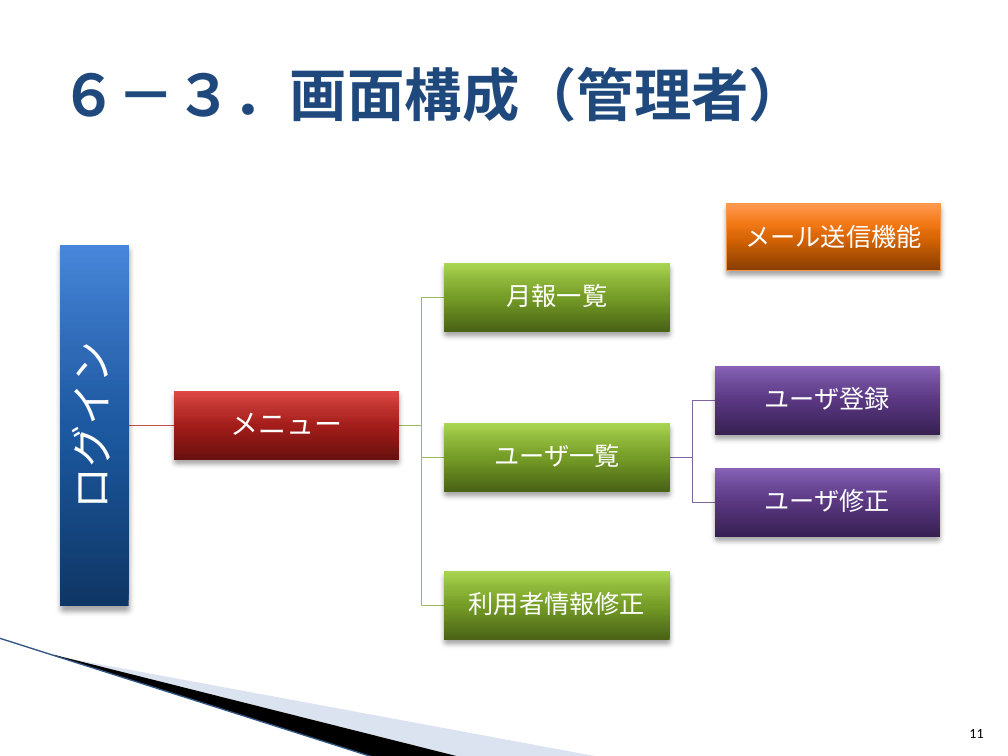
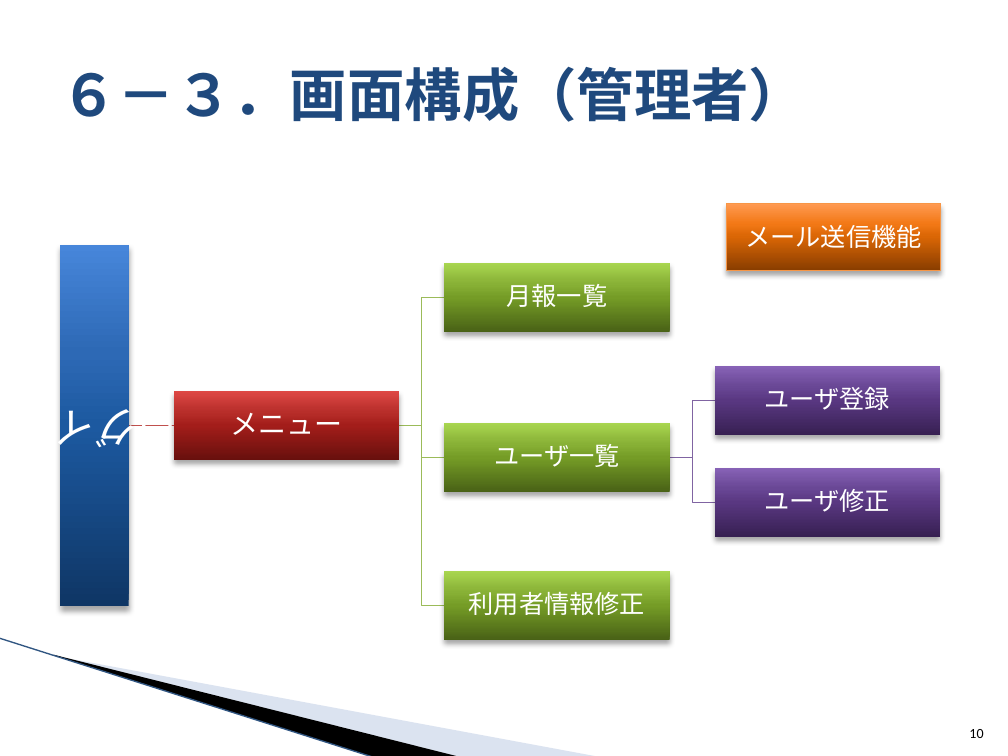
Before and after one commit to around7days/AppFreeMemo, a slide deck: slide 10 of 設計書/00_提案/1_月報管理システム 提案資料.pptx (slide 11 before the commit). Drawn at 1008x756 pixels with LibreOffice and Linux fonts; fonts in the diff are those of the drawing; background and template pictures are left out. Boxes give left, top, right and bottom in pixels: in the first picture for what was removed or moved away, otherwise in the second. Text is boxed around its words. In the diff, an @@ line names an element or a change of style, - is before the commit and + after.

```diff
--- a/設計書/00_提案/1_月報管理システム 提案資料.pptx
+++ b/設計書/00_提案/1_月報管理システム 提案資料.pptx
@@ text "ログイン": place and size @@
-text "ログイン" at (59,358,120,505)
+text "ログイン" at (10,406,178,459)
@@ text "ログイン" at (10,406,178,459): rotation 270 to 180 degrees @@
@@ page number at (969,729,983,738): text changed @@
-11
+10
```
Also in this commit, not shown: 2 other slides changed, 1 slide removed, 7 other files.
